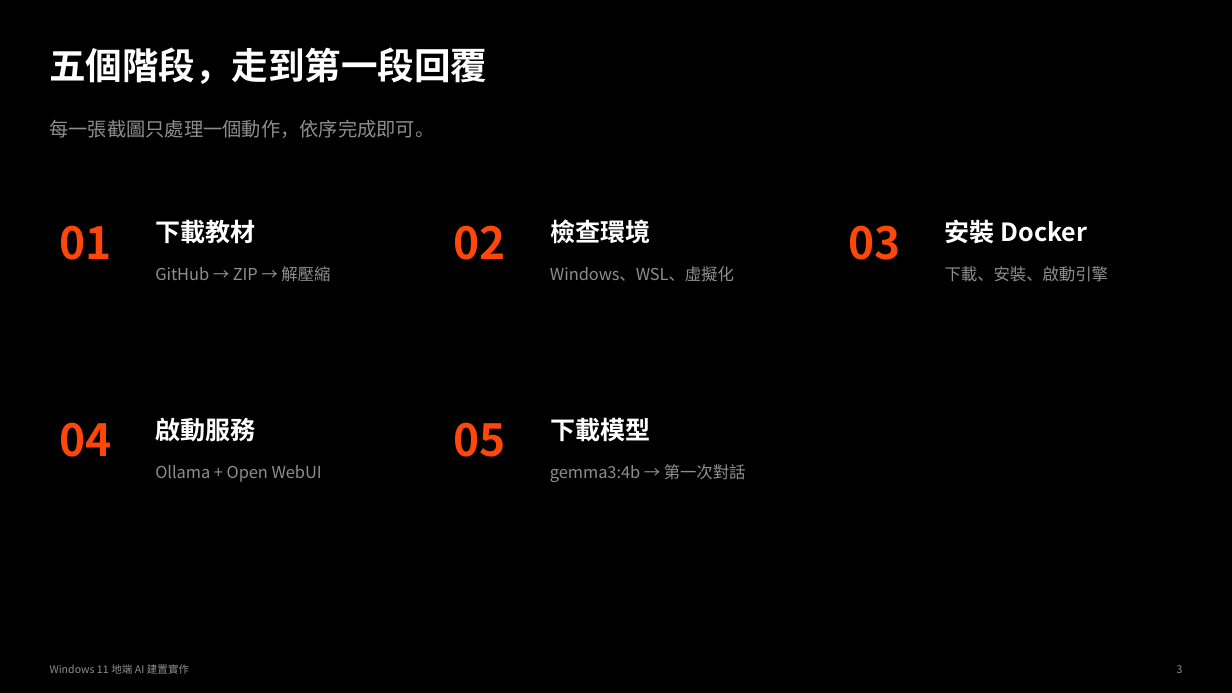
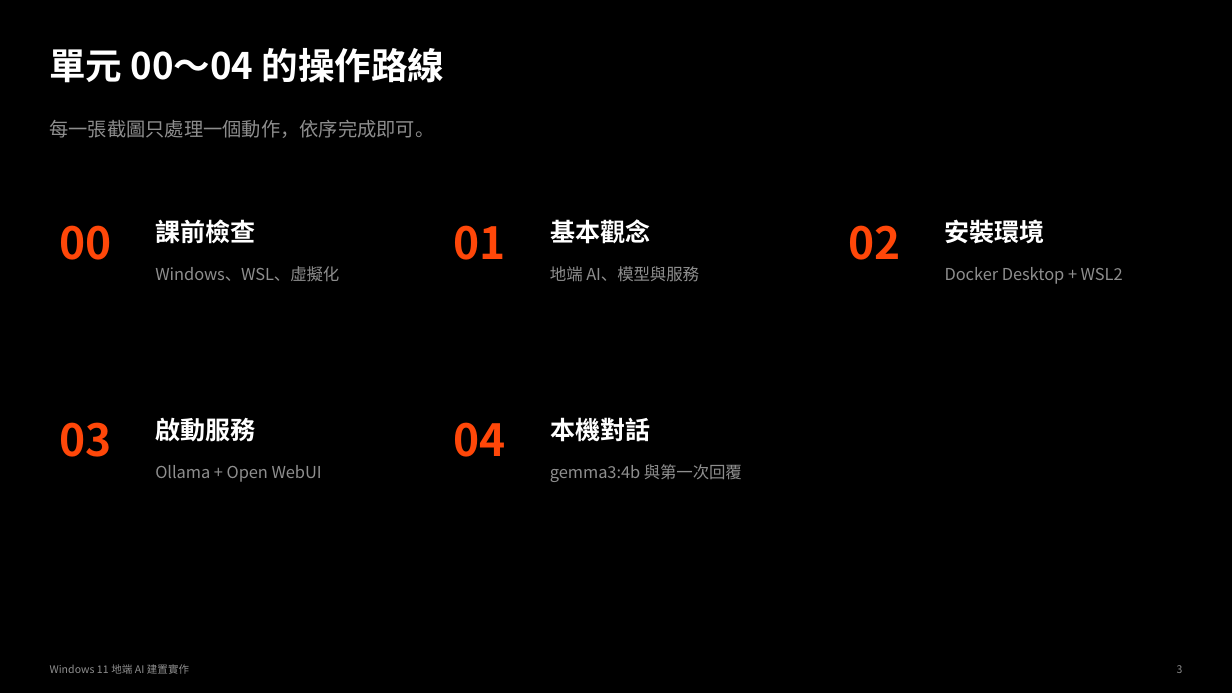
Before and after one commit to lee0401g/project-delivery_3LM, a slide deck: slide 3 of 地端AI建置實作.pptx. Drawn at 1232x693 pixels with LibreOffice and Linux fonts; fonts in the diff are those of the drawing. Boxes give left, top, right and bottom in pixels: in the first picture for what was removed or moved away, otherwise in the second. Text is boxed around its words. In the diff, an @@ line names an element or a change of style, - is before the commit and + after.

Commit message:
修改同步內容
1 獨立出 p25、26 操作分支
2 移除 p27 贅字
3 p33 更新狀態檢查流程與示意圖，確保敘述一致
4 p47 應要求閱者在此頁將開關設定到與此一致
5 明確標示本份簡報僅涵蓋單元 00～04
6 已移除畫面、正文及講者備註中的未來 RAG／知識庫提示

```diff
--- a/地端AI建置實作.pptx
+++ b/地端AI建置實作.pptx
@@ text at [50, 48, 445, 83]: text changed @@
-五個階段，走到第一段回覆
+單元 00～04 的操作路線
@@ text at [59, 225, 111, 260]: text changed @@
-01
+00
@@ text at [155, 219, 255, 243]: text changed @@
-下載教材
+課前檢查
@@ text at [454, 225, 506, 260]: text changed @@
-02
+01
@@ text at [550, 219, 650, 244]: text changed @@
-檢查環境
+基本觀念
@@ text at [848, 225, 900, 260]: text changed @@
-03
+02
@@ text at [945, 219, 1045, 244]: text changed @@
-安裝 Docker
+安裝環境
@@ text at [155, 266, 339, 281]: text changed @@
-GitHub → ZIP → 解壓縮
+Windows、WSL、虛擬化
@@ text at [550, 266, 699, 282]: text changed @@
-Windows、WSL、虛擬化
+地端 AI、模型與服務
@@ text at [945, 267, 1123, 284]: text changed @@
-下載、安裝、啟動引擎
+Docker Desktop + WSL2
@@ text at [550, 417, 650, 442]: text changed @@
-下載模型
+本機對話
@@ text at [59, 422, 111, 457]: text changed @@
-04
+03
@@ text at [454, 422, 506, 457]: text changed @@
-05
+04
@@ text at [550, 464, 742, 482]: text changed @@
-gemma3:4b → 第一次對話
+gemma3:4b 與第一次回覆
```
Also in this commit, not shown: 51 other slides changed, 4 slides added, 2 slides removed, 2 other files.
